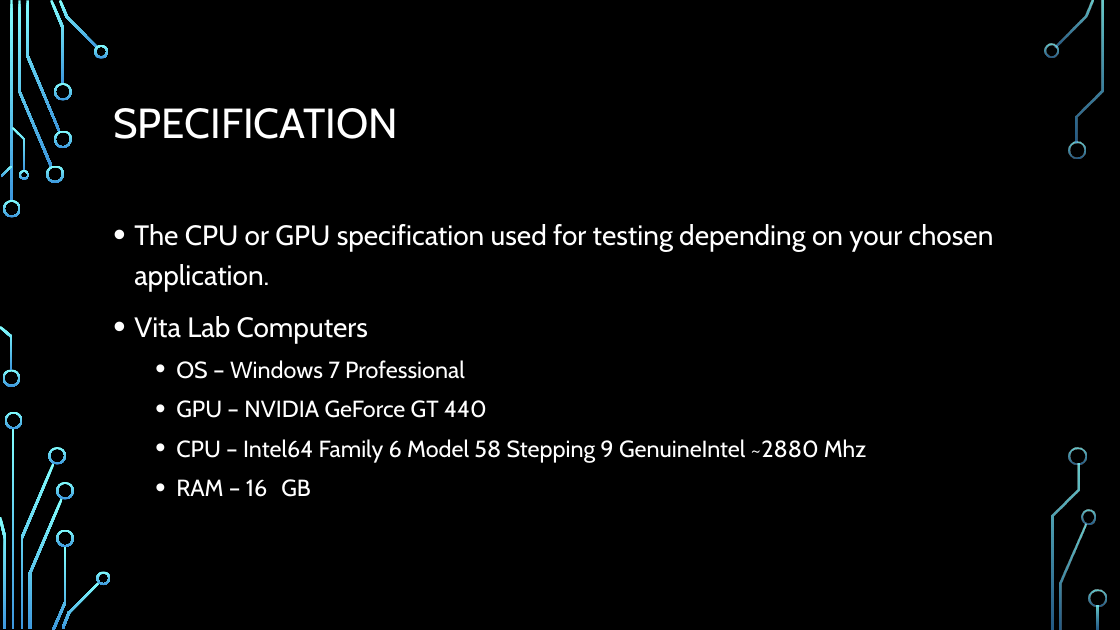
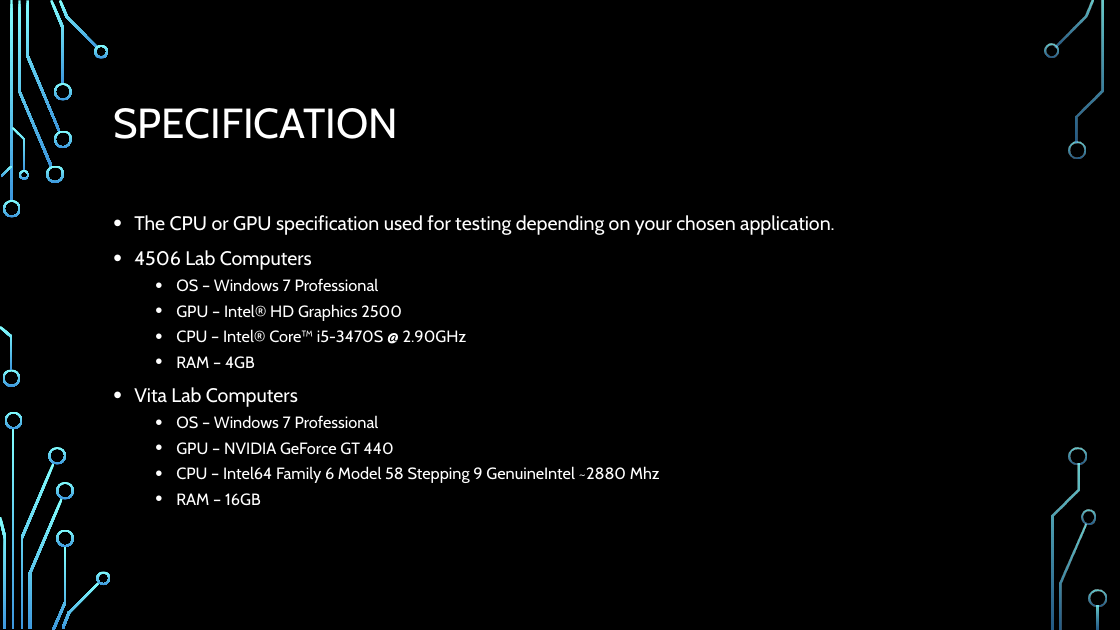
Before and after one commit to Shorte240/DSaA-Submission, a slide deck: slide 6 of CMP202 Assessment.pptx (slide 3 before the commit). Drawn at 1120x630 pixels with LibreOffice and Linux fonts; fonts in the diff are those of the drawing; background and template pictures are left out. Boxes give left, top, right and bottom in pixels: in the first picture for what was removed or moved away, otherwise in the second. Text is boxed around its words. In the diff, an @@ line names an element or a change of style, - is before the commit and + after.

Commit message:
Updated presentation file

```diff
--- a/CMP202 Assessment.pptx
+++ b/CMP202 Assessment.pptx
@@ text at (134,215,835,483): size 24 to 16.8 pt in "The CPU or GPU specification used for ...", "Vita Lab Computers"; size 20 to 14 pt in "OS – Windows 7 Professional", "GPU – NVIDIA GeForce GT 440", "CPU – Intel64 Family 6 Model 58 ..."; line spacing 1.2 to 1 @@
@@ text at (134,250,467,369): paragraphs added @@
+• 4506 Lab Computers
+  • OS – Windows 7 Professional
+  • GPU – Intel® HD Graphics 2500
+  • CPU – Intel® Core™ i5-3470S @ 2.90GHz
+  • RAM – 4GB
@@ text at (176,493,261,506): text changed; size 20 to 14 pt @@
-  • RAM – 16 GB
+  • RAM – 16GB
```
Also in this commit, not shown: 6 other slides changed, 2 other files.
